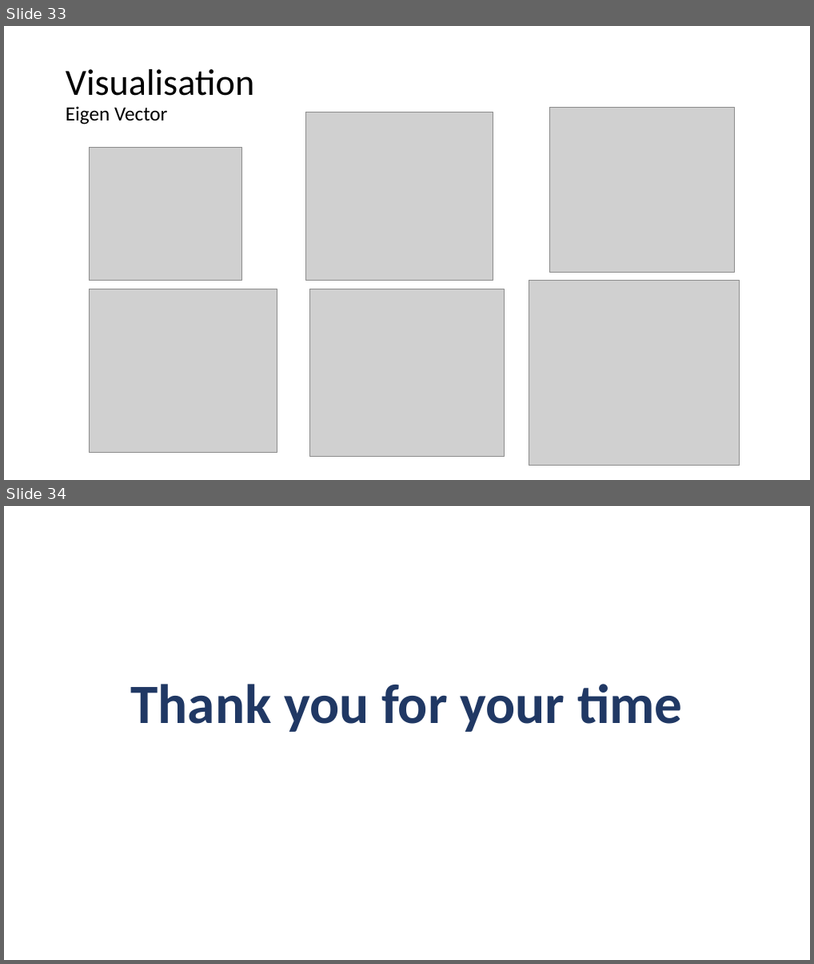
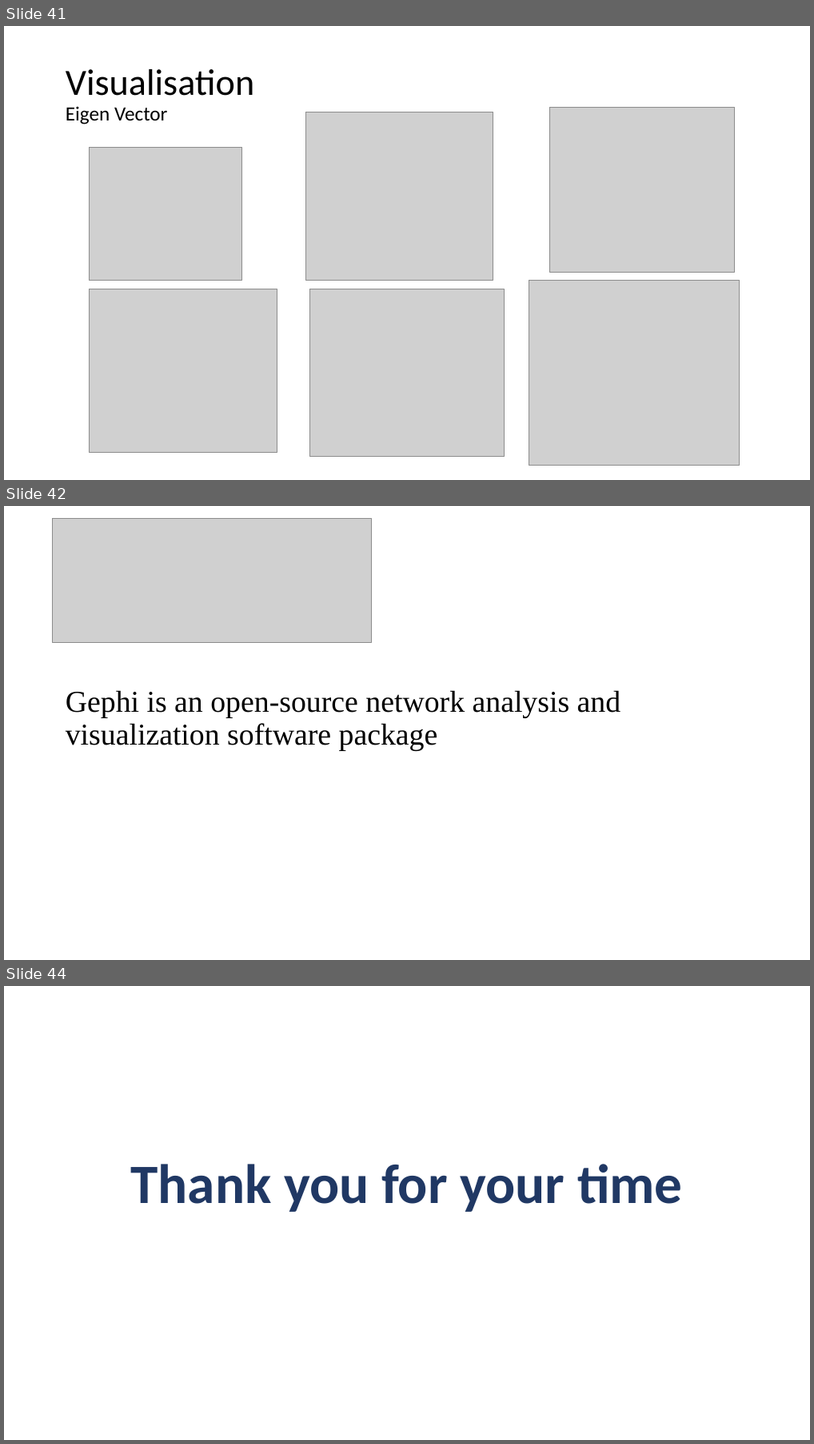
Before and after one commit to AtrayeeNeog/Visualization_2019-20, a slide deck: Documentation/Presentation/Project_Presentation_v2.pptx. Shown one above the other, each under a label of ours: slides 33 and 34 before the commit, slides 41, 42 and 44 after it; the slides between them are not shown. The pictures are 814x964 and 814x1444 pixels, drawn with LibreOffice and Linux fonts; fonts in the diff are those of the drawing; grey boxes stand for pictures. Boxes give left, top, right and bottom in pixels: in the first picture for what was removed or moved away, otherwise in the second. Text is boxed around its words. In the diff, an @@ line names an element or a change of style, - is before the commit and + after.

```diff
--- a/Documentation/Presentation/Project_Presentation_v2.pptx
+++ b/Documentation/Presentation/Project_Presentation_v2.pptx
@@ slide 42 added at <box>4,506,810,960</box>, background #FFFFFF @@
@@ picture added at <box>52,519,371,642</box> @@
@@ text added at <box>66,690,622,751</box>, 36 pt, text #000000 @@
+Gephi is an open-source network analysis and visualization software package
@@ what was slide 33 is now slide 41 @@
@@ what was slide 34 is now slide 44 @@
```
Also in this commit, not shown: 1 slide changed, 9 other slides added.
